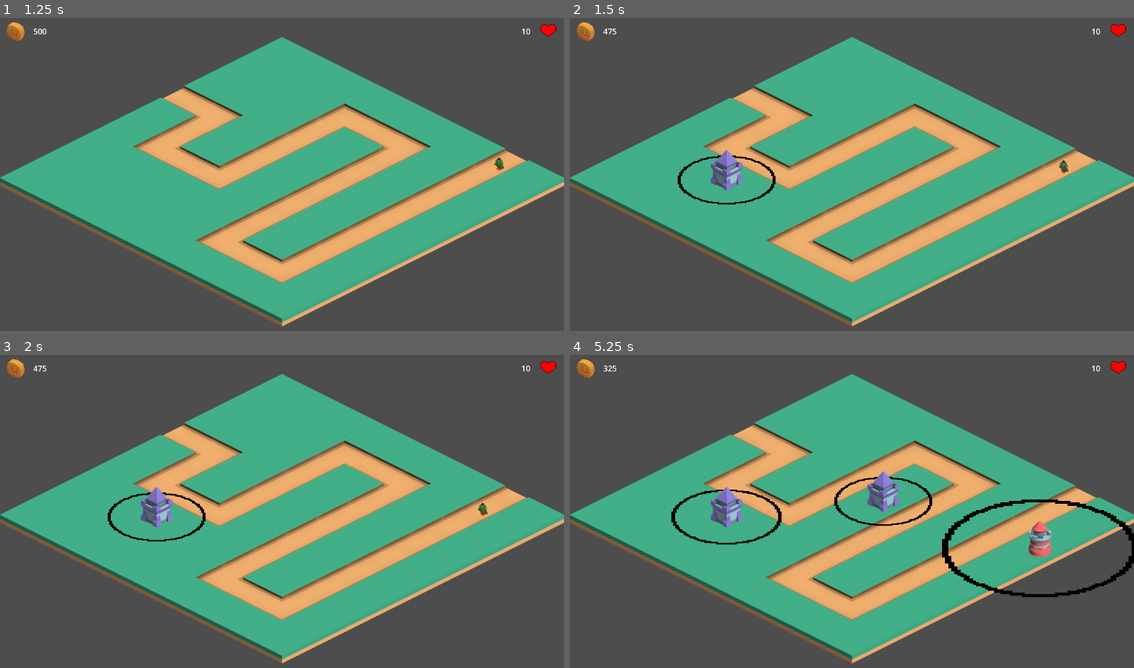
Above: before the commit, frames 1-4 (two rows, left to right).
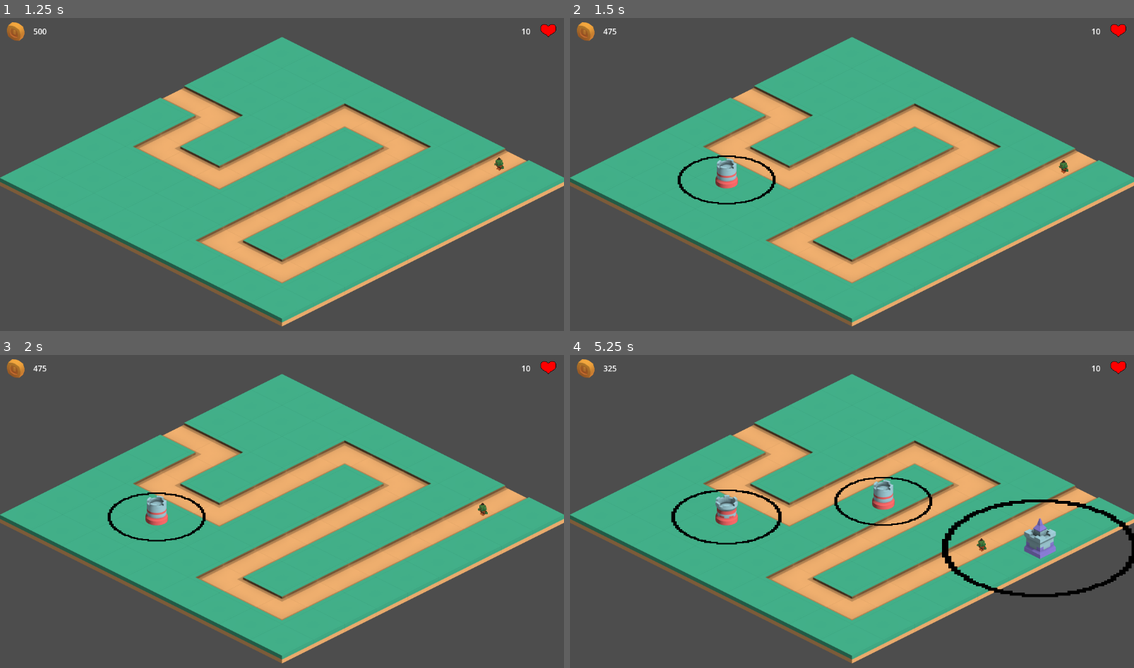
Above: after the commit, the same moments.

Repository: Robert-Riordan-UCD/GameDevJourney
Game: Godot game, scene res://Levels/Level1.tscn
Same seed, same stepped clock (60 frames per second), same inputs: the game is played once before the commit and once after it.
Inputs (mouse positions are in pixels of both pictures, inside the frame that each line leads up to):
- Up to frame 1 (1.25 s): tap Enter at 0.5 s; move the mouse to (406, 158) at 0.52 s; press the mouse at (406, 158) at 0.53 s
- Up to frame 2 (1.5 s): move the mouse to (739, 190) at 1.27 s; release the mouse at (739, 190) at 1.28 s; click (739, 190) at 1.35 s
- Up to frame 3 (2 s): no input
- Up to frame 4 (5.25 s): move the mouse to (727, 517) at 2.02 s; hold Right mouse button (right_mouse) 2.03-2.78 s; click (727, 517) at 2.3 s; move the mouse to (823, 574) at 2.77 s; click (823, 574) at 2.85 s; move the mouse to (1021, 558) at 3.52 s; press the mouse at (1021, 558) at 3.53 s; move the mouse to (1038, 549) at 4.27 s; release the mouse at (1038, 549) at 4.28 s; right-click (1038, 549) at 4.35 s; click (1038, 549) at 4.55 s; move the mouse to (880, 511) at 5.02 s; press the mouse at (880, 511) at 5.03 s

Frame 1 is identical in both runs. In frame 2, 0.5% of the frame differs, in the area x 24-31%, y 42-56%; in frame 3, 0.5%; in frame 4, 1.4%, in the area x 24-87%, y 37-66%.

Commit message:
Tower sprites now upgrade with towers

Diff:
--- a/Isometric_Tower_Defense/Enemies/Enemy.gd
+++ b/Isometric_Tower_Defense/Enemies/Enemy.gd
@@ -6,7 +6,7 @@
 @export_category("Variables")
 @export var speed : float = 50
 @export var damage : int = 1
-@export var health : int = 2
+@export var health : int = 10
 
 @export_category("Setup")
 @export var path : Node2D
--- a/Isometric_Tower_Defense/Towers/CrossbowTower.tscn
+++ b/Isometric_Tower_Defense/Towers/CrossbowTower.tscn
@@ -1,8 +1,7 @@
-[gd_scene load_steps=4 format=3 uid="uid://dhib44oiejfwd"]
+[gd_scene load_steps=3 format=3 uid="uid://dhib44oiejfwd"]
 
 [ext_resource type="PackedScene" uid="uid://disy4deitnyhg" path="res://Towers/Tower.tscn" id="1_h6w6g"]
 [ext_resource type="Script" path="res://Towers/CrossbowTower.gd" id="1_u0a7x"]
-[ext_resource type="Texture2D" uid="uid://c0peeefbkgccj" path="res://Towers/towerSquare_sampleB_E.png" id="3_ljfn2"]
 
 [node name="CrossbowTower" instance=ExtResource("1_h6w6g")]
 script = ExtResource("1_u0a7x")
@@ -11,23 +10,24 @@
 "cooldown": 0.2,
 "damage": 1,
 "next_price": 25,
-"range": 200
+"range": 200,
+"sprite": "res://Towers/crossbowTowerLevel0.png"
 }, {
 "cooldown": 0.1,
 "damage": 1,
 "next_price": 25,
-"range": 225
+"range": 225,
+"sprite": "res://Towers/crossbowTowerLevel1.png"
 }, {
 "cooldown": 0.1,
 "damage": 1,
 "next_price": 25,
-"range": 250
+"range": 250,
+"sprite": "res://Towers/crossbowTowerLevel2.png"
 }, {
 "cooldown": 0.05,
 "damage": 1,
 "next_price": null,
-"range": 275
+"range": 275,
+"sprite": "res://Towers/crossbowTowerLevel3.png"
 }]
-
-[node name="Sprite2D" parent="." index="1"]
-texture = ExtResource("3_ljfn2")
--- /dev/null
+++ b/Isometric_Tower_Defense/Towers/MageTower.tscn
@@ -0,0 +1,30 @@
+[gd_scene load_steps=2 format=3 uid="uid://mst7r7t0j2es"]
+
+[ext_resource type="PackedScene" uid="uid://disy4deitnyhg" path="res://Towers/Tower.tscn" id="1_n78bc"]
+
+[node name="MageTower" instance=ExtResource("1_n78bc")]
+levels = [{
+"cooldown": 0.5,
+"damage": 1,
+"next_price": 50,
+"range": 300,
+"sprite": "res://Towers/mageTowerLevel0.png"
+}, {
+"cooldown": 0.5,
+"damage": 1,
+"next_price": 50,
+"range": 400,
+"sprite": "res://Towers/mageTowerLevel1.png"
+}, {
+"cooldown": 0.5,
+"damage": 2,
+"next_price": 50,
+"range": 500,
+"sprite": "res://Towers/mageTowerLevel2.png"
+}, {
+"cooldown": 0.3,
+"damage": 2,
+"next_price": null,
+"range": 600,
+"sprite": "res://Towers/mageTowerLevel3.png"
+}]
--- a/Isometric_Tower_Defense/Towers/Tower.gd
+++ b/Isometric_Tower_Defense/Towers/Tower.gd
@@ -14,25 +14,29 @@
 	"next_price": 50,
 	"range": 300,
 	"damage": 1,
-	"cooldown": 0.5
+	"cooldown": 0.5,
+	"sprite": "res://Towers/crossbowTowerLevel0.png"
 	},
 	{
 	"next_price": 50,
 	"range": 400,
 	"damage": 1,
-	"cooldown": 0.5
+	"cooldown": 0.5,
+	"sprite": "res://Towers/crossbowTowerLevel1.png"
 	},
 	{
 	"next_price": 50,
 	"range": 500,
 	"damage": 2,
-	"cooldown": 0.5
+	"cooldown": 0.5,
+	"sprite": "res://Towers/crossbowTowerLevel2.png"
 	},
 	{
 	"next_price": null,
 	"range": 600,
 	"damage": 2,
-	"cooldown": 0.3
+	"cooldown": 0.3,
+	"sprite": "res://Towers/crossbowTowerLevel3.png"
 	}
 ]
 
@@ -41,6 +45,7 @@
 @onready var attack_timer = $AttackTimer
 @onready var bullet = $Bullet
 @onready var last_range : int = 32
+@onready var sprite_2d = $Sprite2D
 
 var enemies : Array = []
 
@@ -81,6 +86,7 @@
 	range = levels[current_level]["range"]
 	damage = levels[current_level]["damage"]
 	cooldown = levels[current_level]["cooldown"]
+	sprite_2d.texture = load(levels[current_level]["sprite"])
 
 	range_shape.scale = Vector2(range, range*0.5)
 	range_sprite.scale *= range/last_range
--- a/Isometric_Tower_Defense/Towers/Tower.tscn
+++ b/Isometric_Tower_Defense/Towers/Tower.tscn
@@ -1,7 +1,6 @@
-[gd_scene load_steps=8 format=3 uid="uid://disy4deitnyhg"]
+[gd_scene load_steps=7 format=3 uid="uid://disy4deitnyhg"]
 
 [ext_resource type="Script" path="res://Towers/Tower.gd" id="1_8y4go"]
-[ext_resource type="Texture2D" uid="uid://bkph1uyhip4bl" path="res://Towers/towerRound_sampleF_E.png" id="1_m3onx"]
 [ext_resource type="Texture2D" uid="uid://2aqa46huwieg" path="res://Towers/Circle.png" id="2_iwe2m"]
 [ext_resource type="Texture2D" uid="uid://xjiygytcvcxy" path="res://Towers/Bullet.png" id="3_fmt15"]
 [ext_resource type="Script" path="res://Towers/Bullet.gd" id="4_5aj0a"]
@@ -29,7 +28,6 @@
 shape = SubResource("CircleShape2D_os5my")
 
 [node name="Sprite2D" type="Sprite2D" parent="."]
-texture = ExtResource("1_m3onx")
 offset = Vector2(0, -80)
 
 [node name="AttackTimer" type="Timer" parent="."]
--- a/Isometric_Tower_Defense/Towers/TowerManager.gd
+++ b/Isometric_Tower_Defense/Towers/TowerManager.gd
@@ -4,15 +4,15 @@
 @export var level_manager : LevelManager
 @export var ground_tile_map : TileMap
 
-var tower_scene := preload("res://Towers/Tower.tscn")
 var crossbow_tower_scene := preload("res://Towers/CrossbowTower.tscn")
+var mage_tower_scene := preload("res://Towers/MageTower.tscn")
 
 func _input(event):
 	if event.is_action_pressed("left_mouse"):
 		if ground_tile_map.can_place_tower(get_global_mouse_position()):
 			var new_tower : Tower = crossbow_tower_scene.instantiate()
 			if randf() > .5:
-				new_tower = tower_scene.instantiate()
+				new_tower = mage_tower_scene.instantiate()
 			if !level_manager.spend_gold(new_tower.price):
 				return
 			add_child(new_tower)
Renamed: Isometric_Tower_Defense/kenney_tower-defense-kit/Isometric/towerRound_sampleA_N.png -> Isometric_Tower_Defense/Towers/crossbowTowerLevel0.png
Renamed: Isometric_Tower_Defense/kenney_tower-defense-kit/Isometric/towerRound_sampleC_N.png -> Isometric_Tower_Defense/Towers/crossbowTowerLevel1.png
Renamed: Isometric_Tower_Defense/kenney_tower-defense-kit/Isometric/towerRound_sampleD_N.png -> Isometric_Tower_Defense/Towers/crossbowTowerLevel2.png
Renamed: Isometric_Tower_Defense/kenney_tower-defense-kit/Isometric/towerRound_sampleF_N.png -> Isometric_Tower_Defense/Towers/crossbowTowerLevel3.png
Renamed: Isometric_Tower_Defense/kenney_tower-defense-kit/Isometric/towerSquare_sampleE_N.png -> Isometric_Tower_Defense/Towers/mageTowerLevel0.png
Renamed: Isometric_Tower_Defense/kenney_tower-defense-kit/Isometric/towerSquare_sampleC_N.png -> Isometric_Tower_Defense/Towers/mageTowerLevel1.png
Renamed: Isometric_Tower_Defense/kenney_tower-defense-kit/Isometric/towerSquare_sampleA_N.png -> Isometric_Tower_Defense/Towers/mageTowerLevel2.png
Renamed: Isometric_Tower_Defense/kenney_tower-defense-kit/Isometric/towerSquare_sampleB_N.png -> Isometric_Tower_Defense/Towers/mageTowerLevel3.png
Binary file removed: Isometric_Tower_Defense/Towers/towerRound_sampleF_E.png
Binary file removed: Isometric_Tower_Defense/Towers/towerSquare_sampleB_E.png
Binary file removed: Isometric_Tower_Defense/kenney_tower-defense-kit/Isometric/towerRound_sampleB_N.png
Binary file removed: Isometric_Tower_Defense/kenney_tower-defense-kit/Isometric/towerSquare_sampleF_N.png
